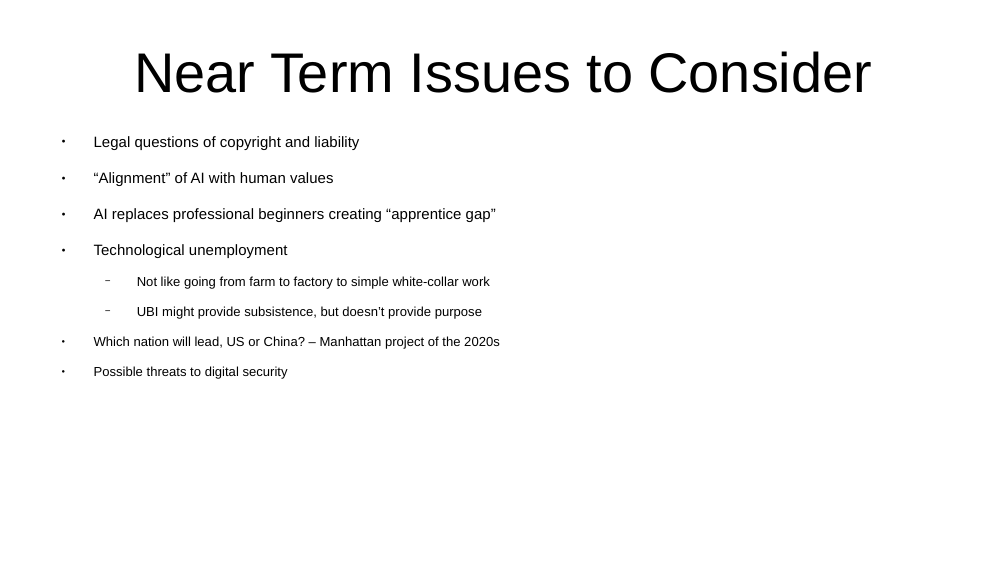
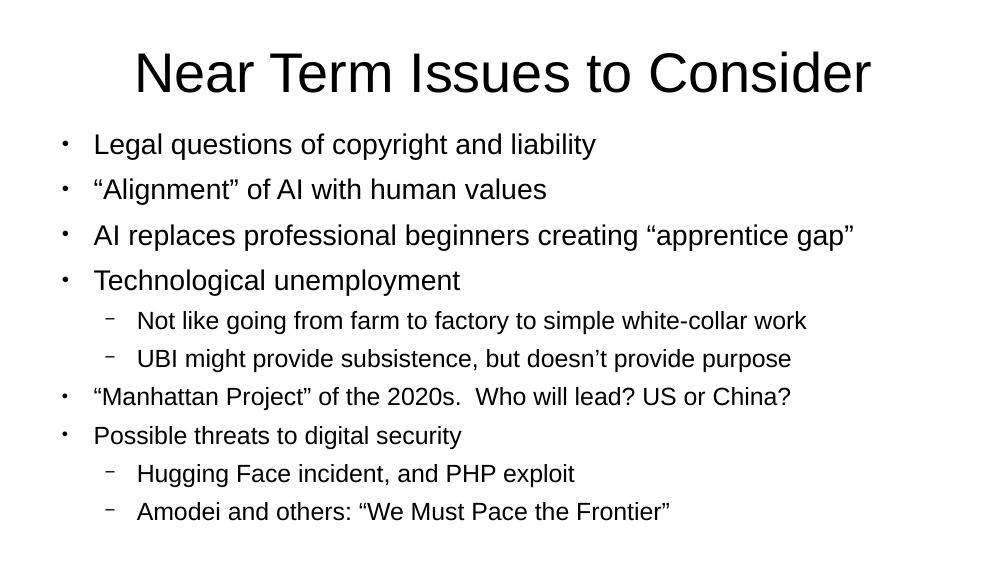
Before and after one commit to ClintStaley/AITalks, a slide deck: slide 21 of UATX/FullPreso2026.pptx (slide 19 before the commit). Drawn at 1008x567 pixels with LibreOffice and Linux fonts; fonts in the diff are those of the drawing. Boxes give left, top, right and bottom in pixels: in the first picture for what was removed or moved away, otherwise in the second. Text is boxed around its words. In the diff, an @@ line names an element or a change of style, - is before the commit and + after.

```diff
--- a/UATX/FullPreso2026.pptx
+++ b/UATX/FullPreso2026.pptx
@@ text at <box>94,133,854,449</box>: size 11.8 to 22.4 pt in "Legal questions of copyright and liability", "“Alignment” of AI with human values", "AI replaces professional beginners creating “apprentice gap”", "Technological unemployment"; size 10.4 to 19.6 pt in "Not like going from farm to factory ...", "UBI might provide subsistence, but doesn’t provide ...", "Possible threats to digital security"; line spacing 1 to 0.8 @@
@@ text at <box>94,387,792,410</box>: text changed; size 10.4 to 19.6 pt @@
-● Which nation will lead, US or China? – Manhattan project of the 2020s
+● “Manhattan Project” of the 2020s. Who will lead? US or China?
@@ text at <box>137,464,670,521</box>: paragraphs added @@
+  − Hugging Face incident, and PHP exploit
+  − Amodei and others: “We Must Pace the Frontier”
```
Also in this commit, not shown: 18 other slides changed, 2 slides added, 45 other files.
